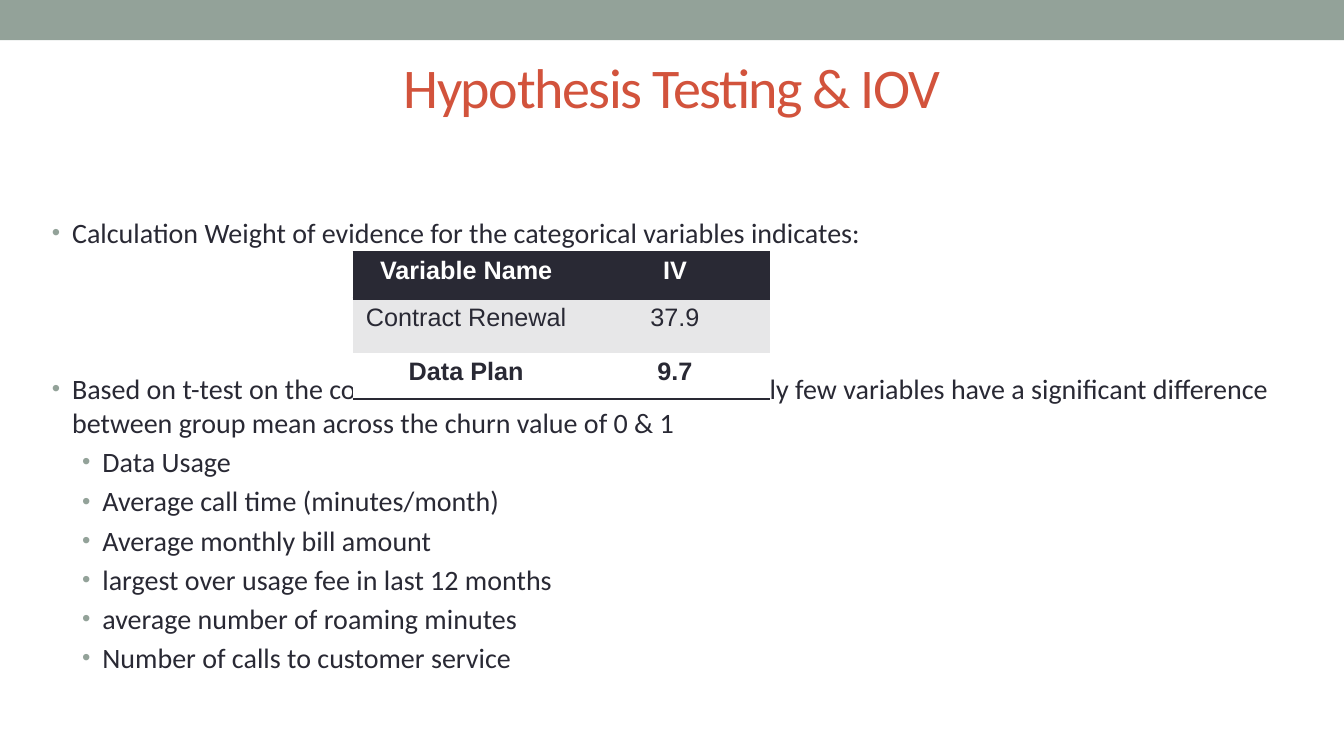
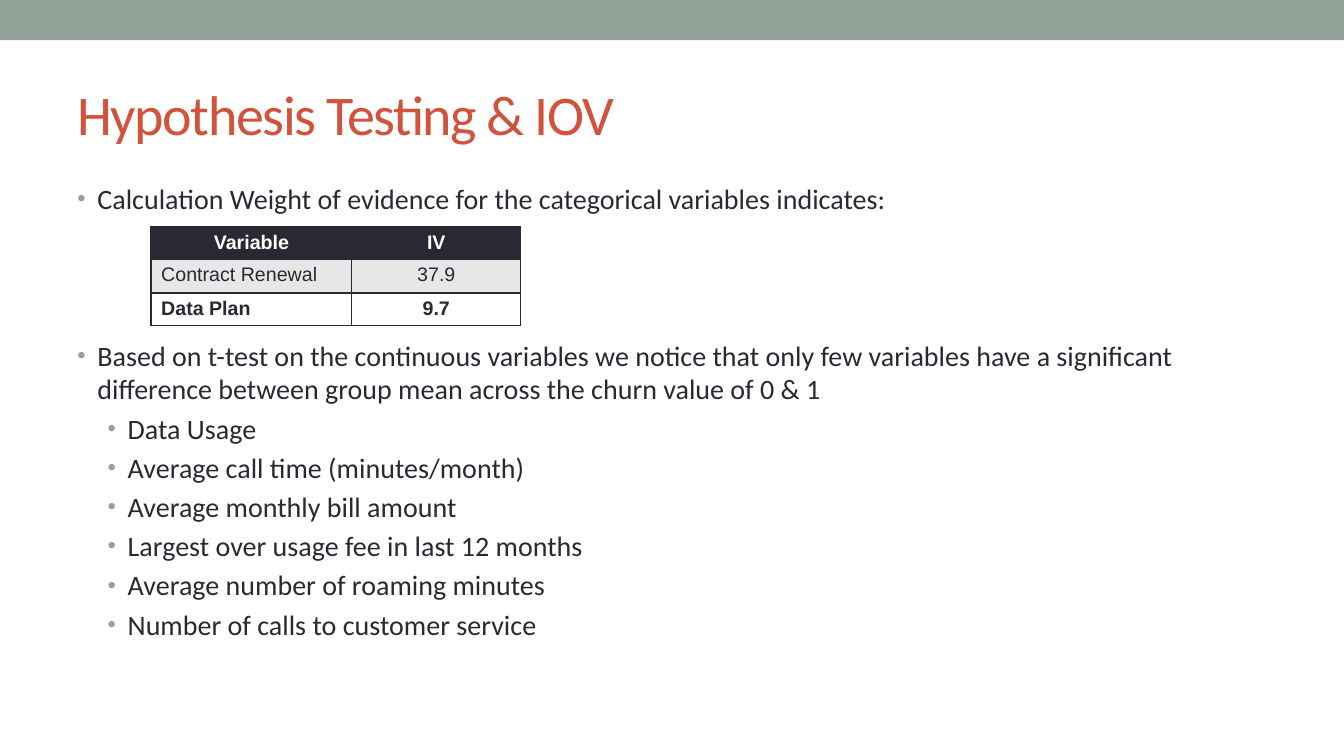
Before and after one commit to VickyVykciV/rProgramming, a slide deck: slide 7 of presentations/Churn_Analysis.pptx (slide 8 before the commit). Drawn at 1344x756 pixels with LibreOffice and Linux fonts; fonts in the diff are those of the drawing. Boxes give left, top, right and bottom in pixels: in the first picture for what was removed or moved away, otherwise in the second. Text is boxed around its words. In the diff, an @@ line names an element or a change of style, - is before the commit and + after.

Commit message:
Final Churn Analysis

```diff
--- a/presentations/Churn_Analysis.pptx
+++ b/presentations/Churn_Analysis.pptx
@@ title "Hypothesis Testing & IOV": place and size @@
-title "Hypothesis Testing & IOV" at (404, 69, 940, 118)
+title "Hypothesis Testing & IOV" at (77, 96, 614, 145)
@@ title "Hypothesis Testing & IOV" at (77, 96, 614, 145): alignment centre to left @@
@@ text "Calculation Weight of evidence for ...": place and size @@
-text "Calculation Weight of evidence for ..." at (72, 223, 1268, 668)
+text "Calculation Weight of evidence for ..." at (97, 189, 1171, 635)
@@ table at (151, 227, 520, 328) @@
-row 1, column 1: Variable Name
+row 1, column 1: Variable
@@ size 18 to 14 pt in "IV", "Contract Renewal", "37.9", "Data Plan" and 1 more places @@
@@ alignment centre to left @@
@@ borders changed @@
@@ table: place and size @@
-table at (353, 252, 770, 399)
+table at (151, 227, 520, 328)
@@ text at (128, 536, 583, 600): text changed @@
-  • largest over usage fee in last 12 months
-  • average number of roaming minutes
+  • Largest over usage fee in last 12 months
+  • Average number of roaming minutes
```
Also in this commit, not shown: 4 other slides changed, 8 slides added, 6 slides removed, 2 other files.
